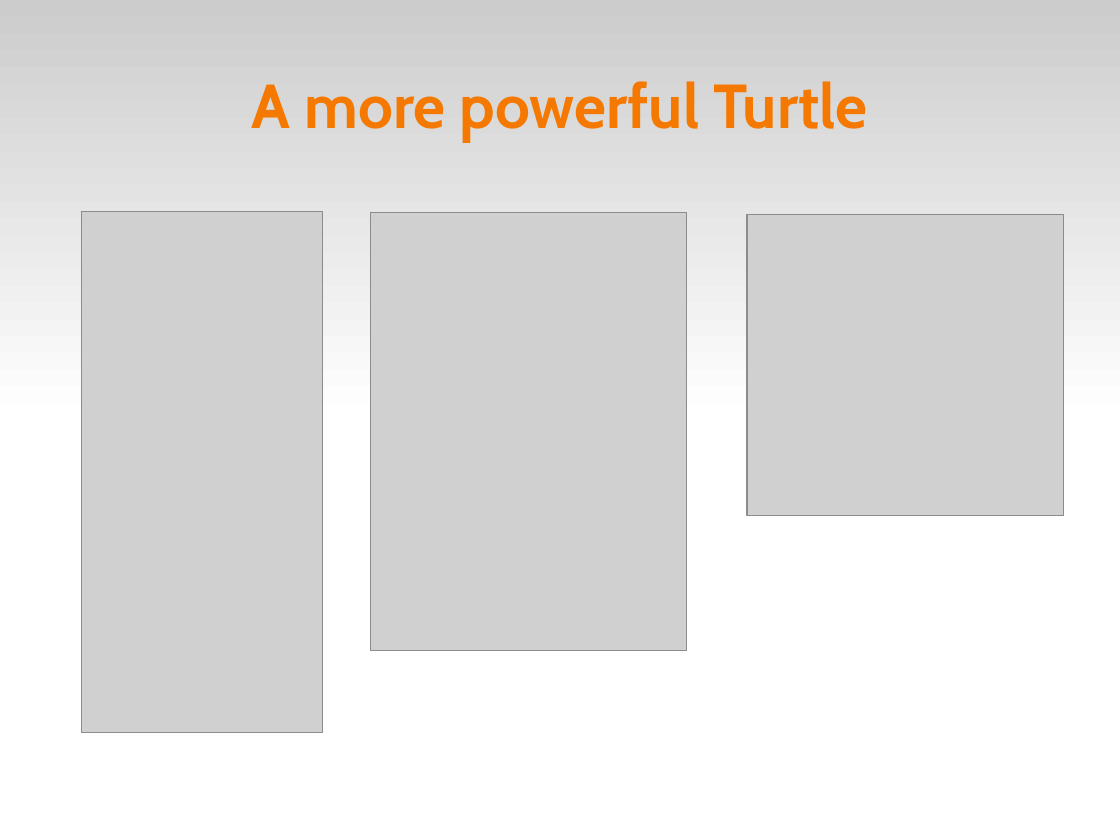
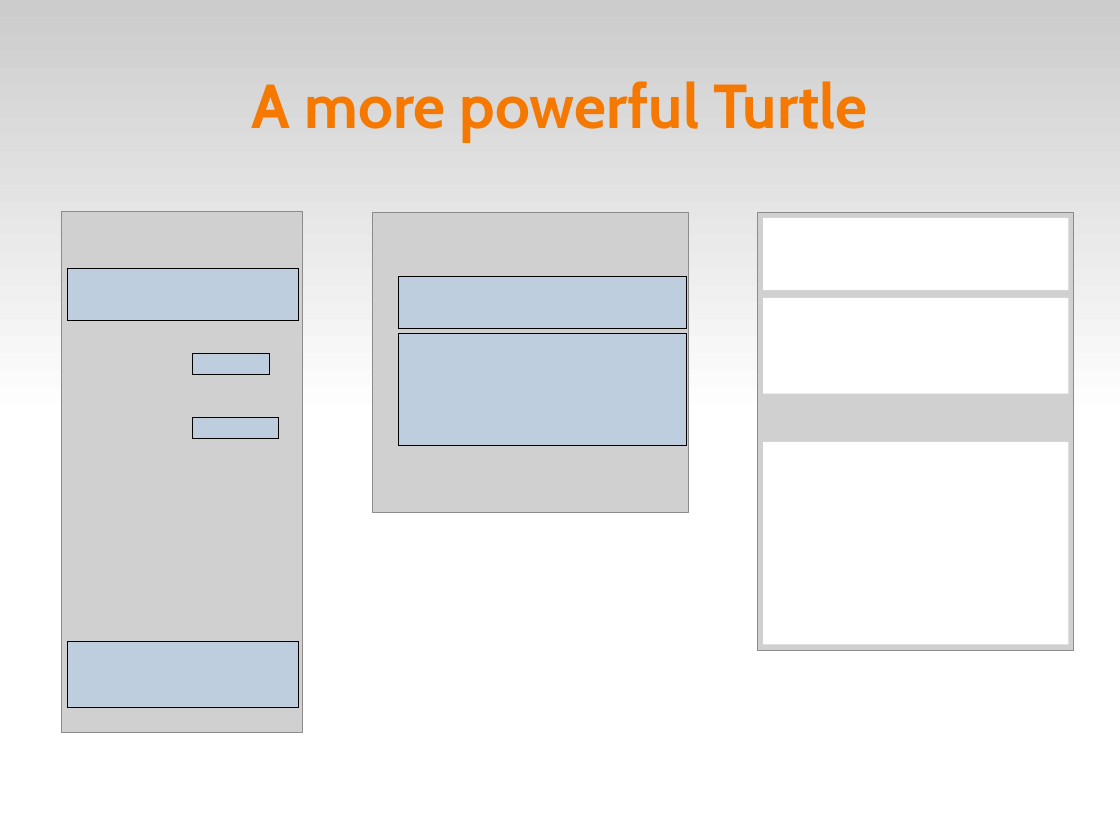
Before and after one commit to fsantanna-no/ceu-docs, a slide deck: slide 17 of ceu_curryon.odp. Drawn at 1120x840 pixels with LibreOffice and Linux fonts; fonts in the diff are those of the drawing; grey boxes stand for pictures. Boxes give left, top, right and bottom in pixels: in the first picture for what was removed or moved away, otherwise in the second. Text is boxed around its words. In the diff, an @@ line names an element or a change of style, - is before the commit and + after.

```diff
--- a/ceu_curryon.odp
+++ b/ceu_curryon.odp
@@ picture: place and size @@
-picture at box(81, 212, 322, 734)
+picture at box(61, 212, 302, 734)
@@ picture: place and size @@
-picture at box(370, 212, 687, 650)
+picture at box(372, 212, 689, 513)
@@ picture: place and size @@
-picture at box(747, 214, 1064, 515)
+picture at box(757, 212, 1074, 650)
@@ rectangle added at box(763, 217, 1069, 290), fill #FFFFFF @@
@@ rectangle added at box(67, 269, 299, 321), fill #99CCFF at 30% opacity, outline #000000 0 pt @@
@@ rectangle added at box(398, 277, 687, 329), fill #99CCFF at 30% opacity, outline #000000 0 pt @@
@@ rectangle added at box(763, 298, 1069, 393), fill #FFFFFF @@
@@ rectangle added at box(192, 353, 269, 375), fill #99CCFF at 30% opacity, outline #000000 0 pt @@
@@ rectangle added at box(398, 333, 687, 446), fill #99CCFF at 30% opacity, outline #000000 0 pt @@
@@ rectangle added at box(192, 417, 278, 439), fill #99CCFF at 30% opacity, outline #000000 0 pt @@
@@ rectangle added at box(763, 442, 1069, 644), fill #FFFFFF @@
@@ rectangle added at box(67, 641, 299, 708), fill #99CCFF at 30% opacity, outline #000000 0 pt @@
```
Also in this commit, not shown: 8 other slides changed.
